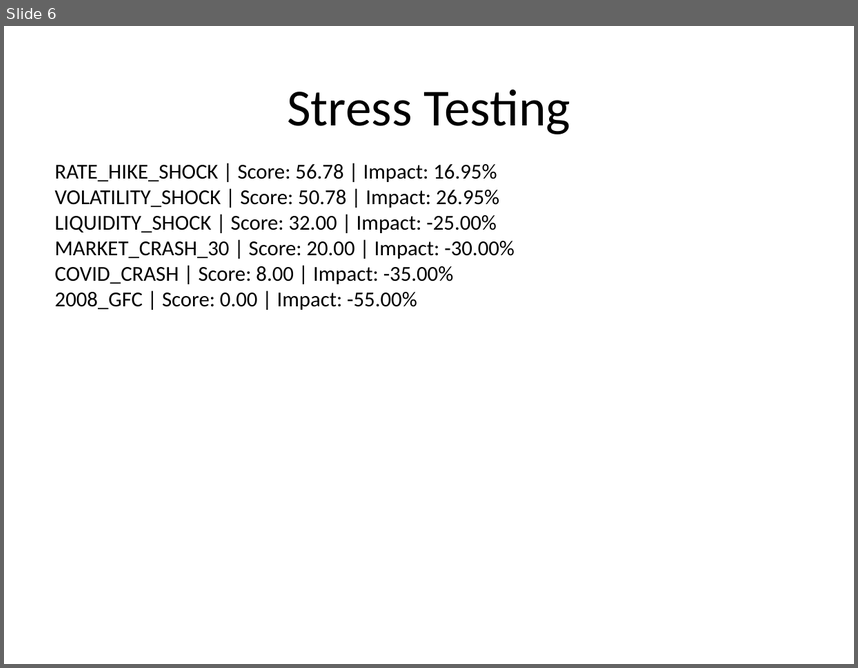
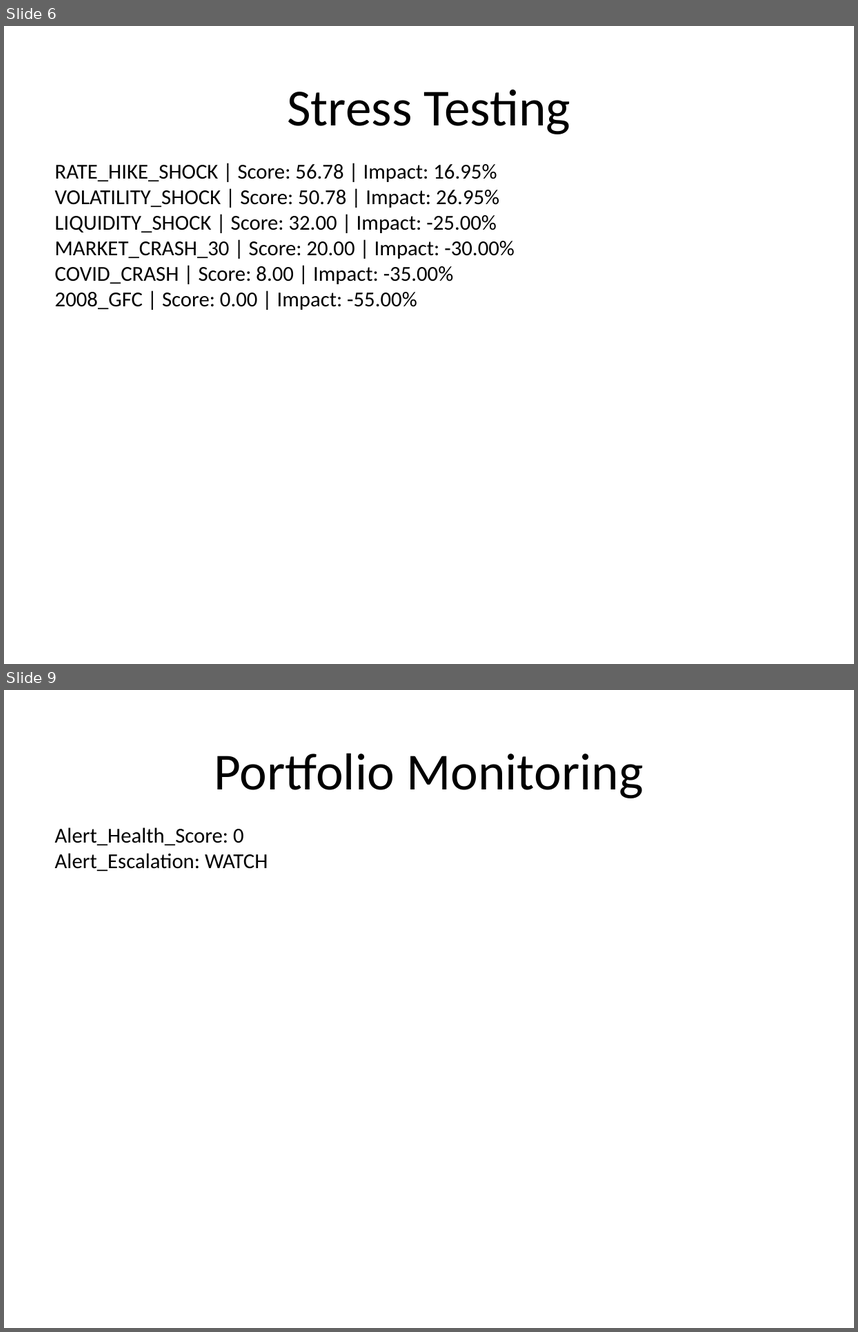
Before and after one commit to sakshinekkala28/Institutional_Quant_Platform, a slide deck: data/reports/investment_committee_presentation.pptx. Shown one above the other, each under a label of ours: slide 6 before the commit, slides 6 and 9 after it; the slides between them are not shown. The pictures are 858x668 and 858x1332 pixels, drawn with LibreOffice and Linux fonts; fonts in the diff are those of the drawing. Boxes give left, top, right and bottom in pixels: in the first picture for what was removed or moved away, otherwise in the second. Text is boxed around its words. In the diff, an @@ line names an element or a change of style, - is before the commit and + after.

```diff
--- a/data/reports/investment_committee_presentation.pptx
+++ b/data/reports/investment_committee_presentation.pptx
@@ slide 9 added at [4,690,854,1328], background #FFFFFF @@
@@ title added at [214,753,643,798], 44 pt, text #000000 @@
+Portfolio Monitoring
@@ text added at [55,827,268,871], 18 pt, text #000000 @@
+Alert_Health_Score: 0
+Alert_Escalation: WATCH
```
Also in this commit, not shown: 2 slides changed, 1 other slide added, 1 slide removed, 4 other files.
